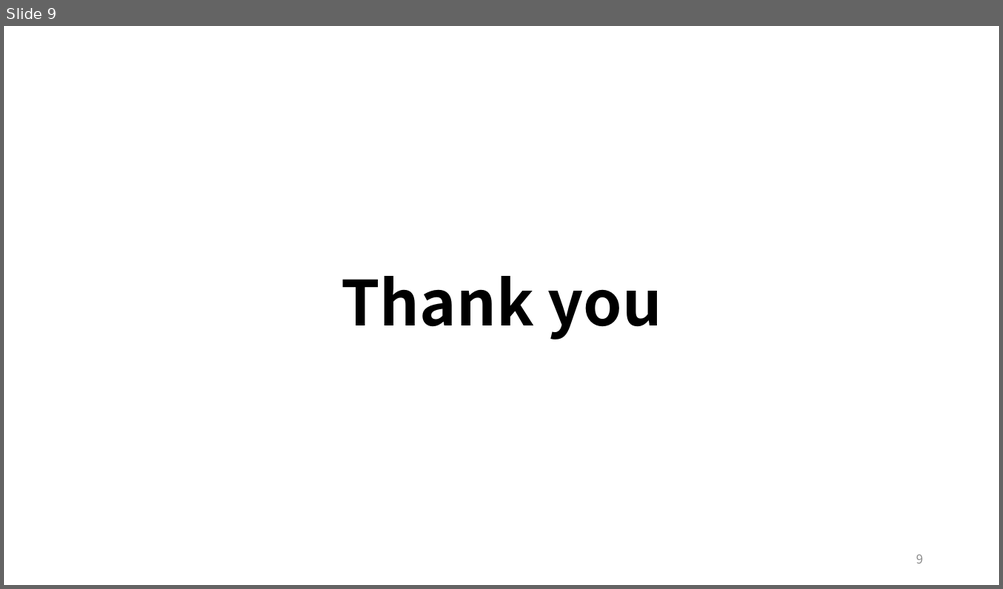
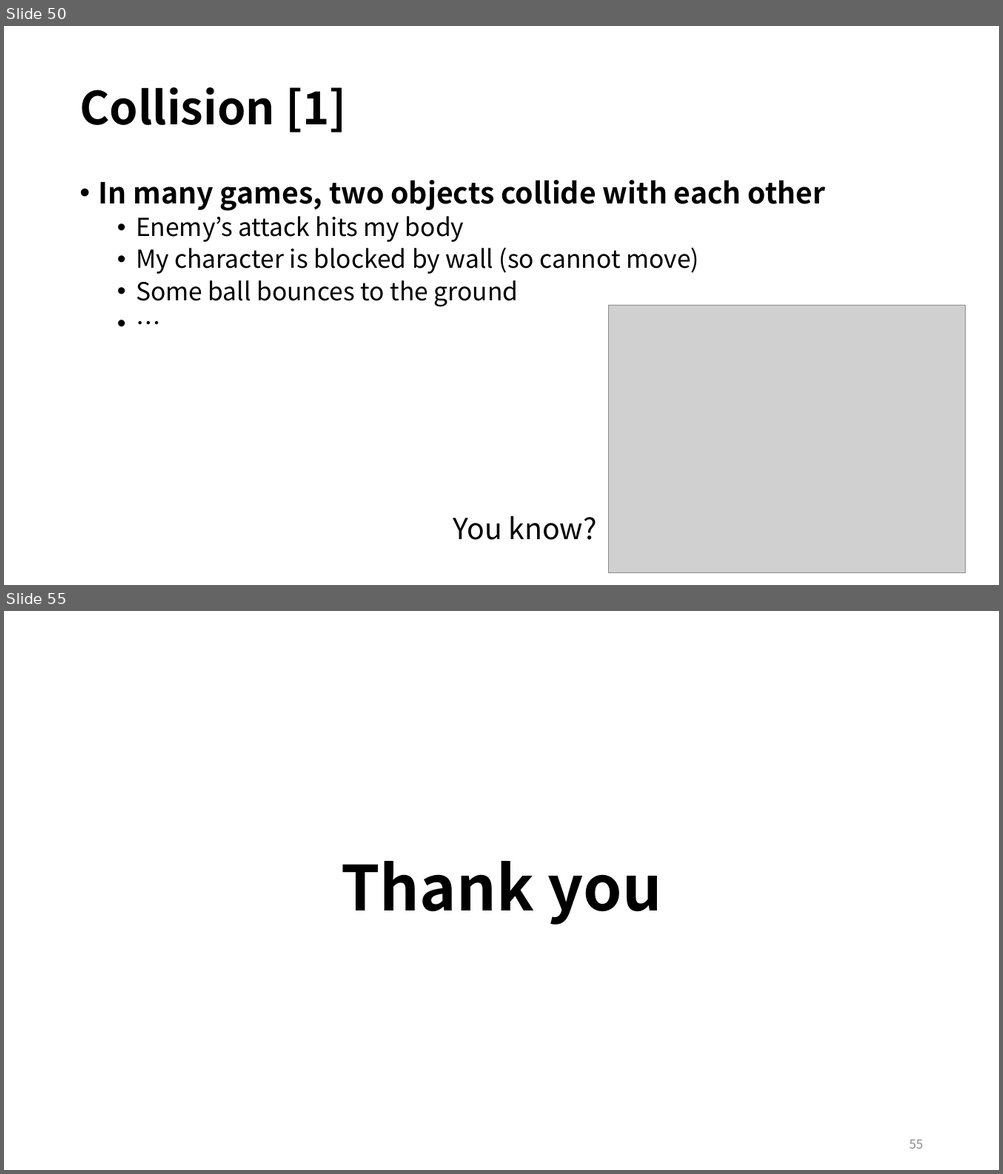
Before and after one commit to EunSeong-Park/EunSeong-Park.github.io, a slide deck: contents/2020_ITinerary/assets/session_4/preclass.pptx. Shown one above the other, each under a label of ours: slide 9 before the commit, slides 50 and 55 after it; the slides between them are not shown. The pictures are 1003x589 and 1003x1174 pixels, drawn with LibreOffice and Linux fonts; fonts in the diff are those of the drawing; grey boxes stand for pictures. Boxes give left, top, right and bottom in pixels: in the first picture for what was removed or moved away, otherwise in the second. Text is boxed around its words. In the diff, an @@ line names an element or a change of style, - is before the commit and + after.

```diff
--- a/contents/2020_ITinerary/assets/session_4/preclass.pptx
+++ b/contents/2020_ITinerary/assets/session_4/preclass.pptx
@@ slide 50 added at <box>4,26,999,585</box>, background #FFFFFF @@
@@ title added at <box>79,87,347,133</box>, 44 pt, text #000000, bold @@
+Collision [1]
@@ text added at <box>99,180,825,540</box>, 24 pt, text #000000 @@
+• In many games, two objects collide with each other
+  • Enemy’s attack hits my body
+  • My character is blocked by wall (so cannot move)
+  • Some ball bounces to the ground
+  • …
+You know?
@@ picture added at <box>609,306,966,574</box> @@
@@ what was slide 9 is now slide 55 @@
@@ page number at <box>909,1140,923,1149</box>: text changed @@
-9
+55
```
Also in this commit, not shown: 1 slide changed, 46 other slides added, 1 slide removed, 6 other files.
